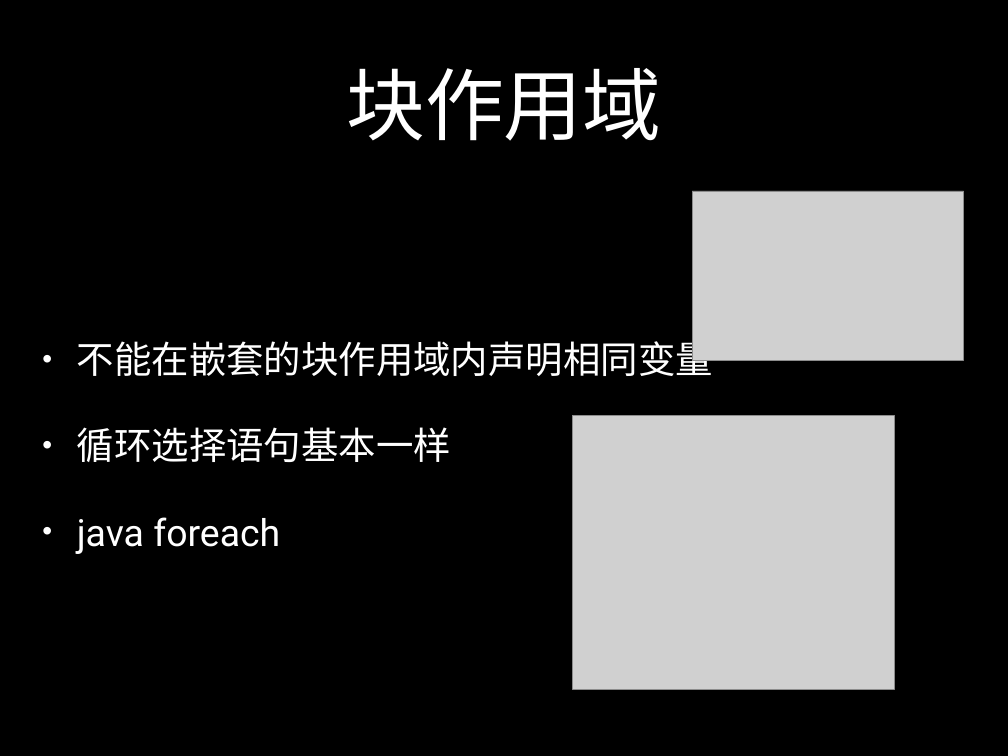
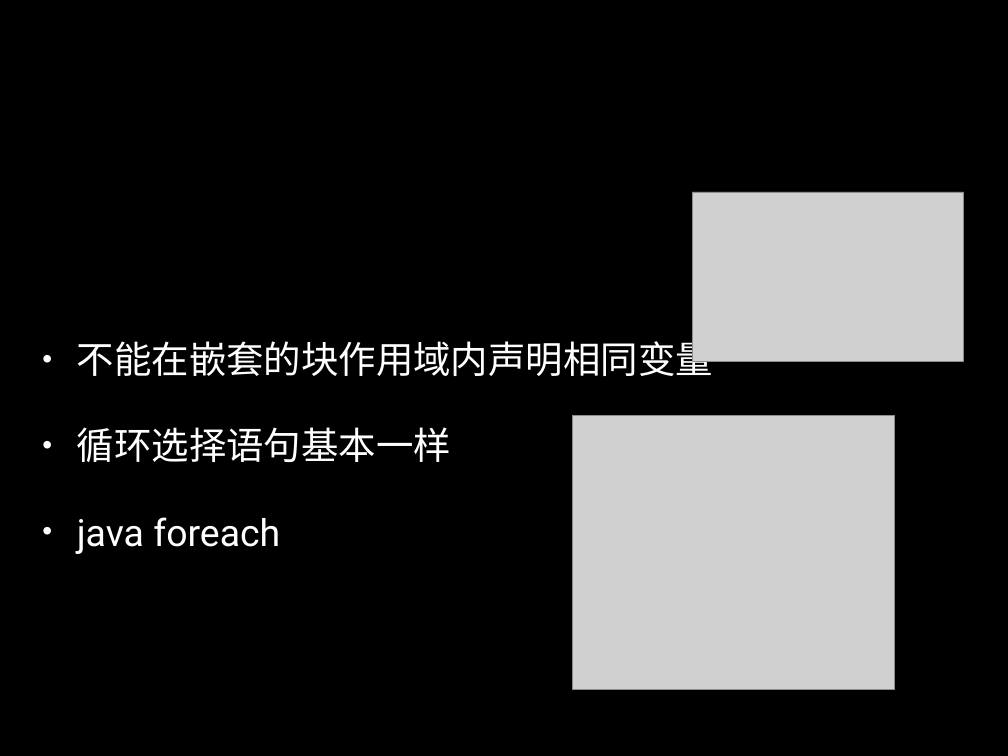
Before and after one commit to luxxxxxx/SummerCamp2016, a slide deck: slide 8 of src/Java/java1.pptx (slide 5 before the commit). Drawn at 1008x756 pixels with LibreOffice and Linux fonts; fonts in the diff are those of the drawing; grey boxes stand for pictures. Boxes give left, top, right and bottom in pixels: in the first picture for what was removed or moved away, otherwise in the second. Text is boxed around its words. In the diff, an @@ line names an element or a change of style, - is before the commit and + after.

```diff
--- a/src/Java/java1.pptx
+++ b/src/Java/java1.pptx
@@ title removed at bbox=[346, 68, 661, 141] @@
-块作用域
```
Also in this commit, not shown: 5 other slides changed, 10 slides added, 1 other file.
